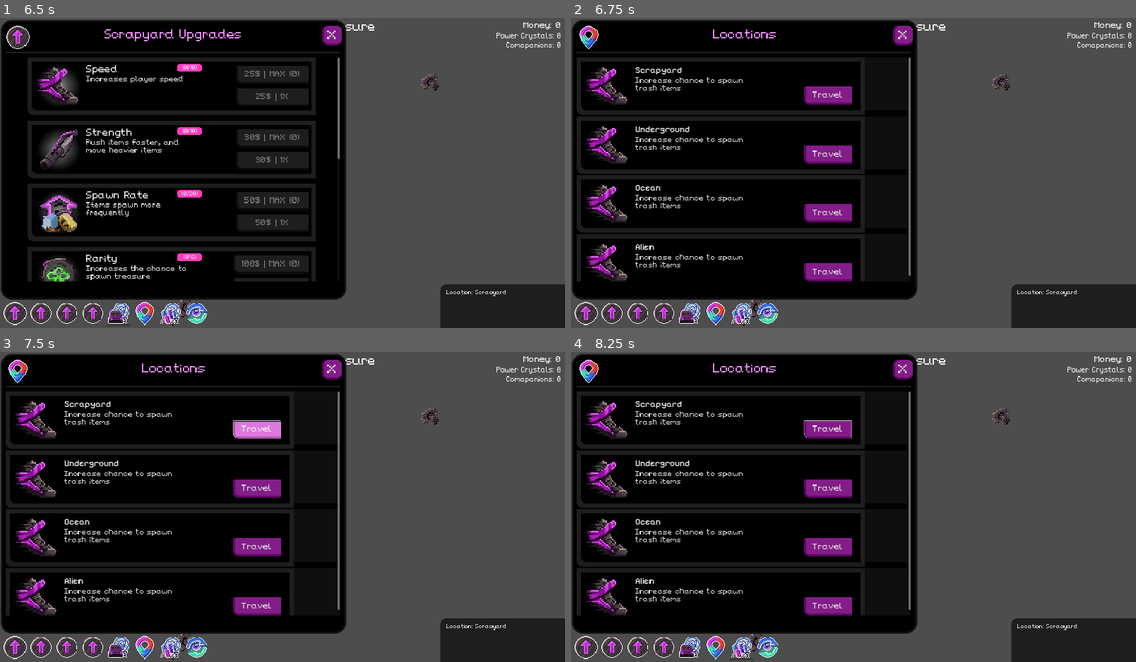
Above: before the commit, frames 1-4 (two rows, left to right).
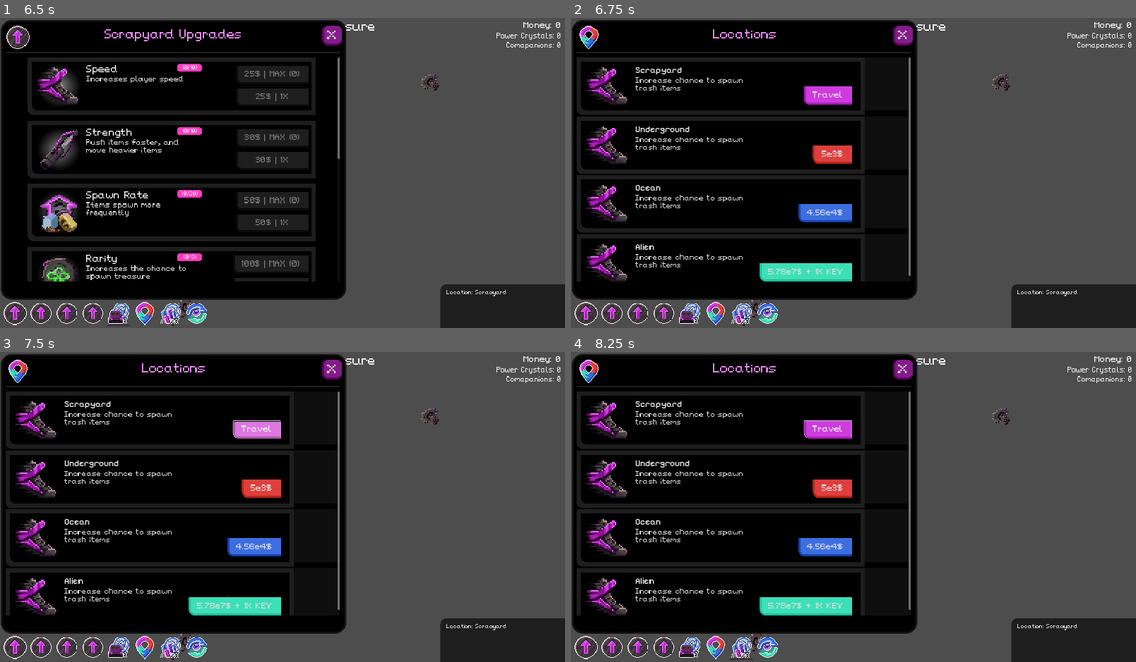
Above: after the commit, the same moments.

Repository: NathanHeaton/Robo-revolution
Game: Godot game, scene res://main.tscn
Same seed, same stepped clock (60 frames per second), same inputs: the game is played once before the commit and once after it.
Inputs (mouse positions are in pixels of both pictures, inside the frame that each line leads up to):
- Up to frame 1 (6.5 s): click (39, 33) at 0.5 s; click (67, 33) at 1.25 s; click (90, 33) at 2 s; click (16, 312) at 2.75 s; click (39, 312) at 3.5 s; click (67, 312) at 4.25 s; click (90, 312) at 5 s; click (118, 312) at 5.75 s
- Up to frame 2 (6.75 s): click (717, 312) at 6.5 s
- Up to frame 3 (7.5 s): click "Travel" at 7.25 s
- Up to frame 4 (8.25 s): click (740, 646) at 8 s

Frame 1 is identical in both runs. In frame 2, 2.5% of the frame differs, in the area x 33-50%, y 22-85%; in frame 3, 2.0%; in frame 4, 2.5%.

Commit message:
got button colour overide through code to work and more location card function

Diff:
--- a/robo-revolution/Location_Data.gd
+++ b/robo-revolution/Location_Data.gd
@@ -30,7 +30,8 @@
 		"name": "Scrapyard",
 		"description" : "Increase chance to spawn trash items",
 		"unlocked": true,
-		"cost": 0,
+		"key_needed": false,
+		"base_cost": 0,
 		"priColour": "#CE3CDF",
 		"secColour": "#AB1FBB",
 		"sprite_position": Vector2(0,0)
@@ -39,27 +40,30 @@
 		"name": "Underground",
 		"description" : "Increase chance to spawn trash items",
 		"unlocked": false,
-		"cost": 5000,
-		"priColour": "#CE3CDF",
-		"secColour": "#AB1FBB",
+		"key_needed": false,
+		"base_cost": 5000,
+		"priColour": "#DF3E3C",
+		"secColour": "#B32617",
 		"sprite_position": Vector2(1,0)
 	},
 	locations.Ocean:{
 		"name": "Ocean",
 		"description" : "Increase chance to spawn trash items",
 		"unlocked": false,
-		"cost": 5000000,
-		"priColour": "#CE3CDF",
-		"secColour": "#AB1FBB",
+		"base_cost": 45600,
+		"key_needed": false,
+		"priColour": "#3C6EDF",
+		"secColour": "#1343AE",
 		"sprite_position": Vector2(0,1)
 	},
 	locations.Alien:{
 		"name": "Alien",
 		"description" : "Increase chance to spawn trash items",
 		"unlocked": false,
-		"cost": 500000000,
-		"priColour": "#CE3CDF",
-		"secColour": "#AB1FBB",
+		"base_cost": 57800000,
+		"key_needed": true,
+		"priColour": "#3CDFB6",
+		"secColour": "#1FC198",
 		"sprite_position": Vector2(1,1)
 	}
 }
--- a/robo-revolution/hud.gd
+++ b/robo-revolution/hud.gd
@@ -67,7 +67,7 @@
 		var card = location_card_scene.instantiate()
 		$Locations_panel/Locations_content/ScrollContainer/locations.add_child(card)
 		#get_inital_data(t_description,t_pos,t_title, t_cost, t_pri, t_sec, t_unlocked)
-		card.get_inital_data(locations[location].get("description" …(183 unchanged characters)… ur"),locations[location].get("unlocked"))
+		card.get_inital_data(locations[location].get("description" …(183 unchanged characters)… ur"),locations[location].get("unlocked"),locations[location].get("key_needed"))
 
 
 
--- a/robo-revolution/location_card.gd
+++ b/robo-revolution/location_card.gd
@@ -8,6 +8,7 @@
 var cost
 var priColour =""
 var secColour = ""
+var key_needed = false
 
 
 # Called when the node enters the scene tree for the first time.
@@ -19,7 +20,7 @@
 func _process(delta: float) -> void:
 	pass
 
-func get_inital_data(t_description,t_pos,t_title, t_cost, t_pri, t_sec, t_unlocked):
+func get_inital_data(t_description,t_pos,t_title, t_cost, t_pri, t_sec, t_unlocked,t_key_needed):
 	pos = t_pos
 	description = t_description
 	title = t_title
@@ -27,11 +28,22 @@
 	priColour = t_pri
 	secColour = t_sec
 	unlocked = t_unlocked
+	key_needed = t_key_needed
 
 
 	_change_title()
+	_change_unlocked()
 	_change_Description()
 	_change_sprite()
+	_change_button_colour()
+
+
+func _change_unlocked():
+
+	if (unlocked):
+		$"location_panel/MarginContainer/Upgarde_Content_Panel/MarginContainer/MarginContainer/1X".text = "Travel"
+	else:
+		_change_cost()
 
 
 
@@ -45,7 +57,12 @@
 	$location_panel/MarginContainer/Upgarde_Content_Panel/MarginContainer/Upgarde_Content/VBoxContainer/Description.text = str(description)
 
 func _change_button_colour() -> void:
-	var stylebox = $"location_panel/MarginContainer/Upgarde_Content_Panel/MarginContainer/MarginContainer/1X".get_theme_stylebox("panel")
+	#var stylebox = $"location_panel/MarginContainer/Upgarde_Content_Panel/MarginContainer/MarginContainer/1X".get_theme_stylebox("panel")
+	var new_stylebox_normal = $"location_panel/MarginContainer/Upgarde_Content_Panel/MarginContainer/MarginContainer/1X".get_theme_stylebox("normal").duplicate()
+	new_stylebox_normal.border_color = Color(secColour)
+	new_stylebox_normal.bg_color = Color(priColour)
+	$"location_panel/MarginContainer/Upgarde_Content_Panel/MarginContainer/MarginContainer/1X".add_theme_stylebox_override("normal",new_stylebox_normal)
+
 
 
 func _update_button_state():
@@ -65,4 +82,6 @@
 
 
 func _change_cost():
-	$"location_panel/MarginContainer/Upgarde_Content_Panel/MarginContainer/MarginContainer/1X".text = Money.covert_Scientific_format(cost) + "$ | 1X"
+	$"location_panel/MarginContainer/Upgarde_Content_Panel/MarginContainer/MarginContainer/1X".text = Money.covert_Scientific_format(cost) + "$"
+	if (key_needed):
+		$"location_panel/MarginContainer/Upgarde_Content_Panel/MarginContainer/MarginContainer/1X".text = Money.covert_Scientific_format(cost) + "$ + 1X KEY"
